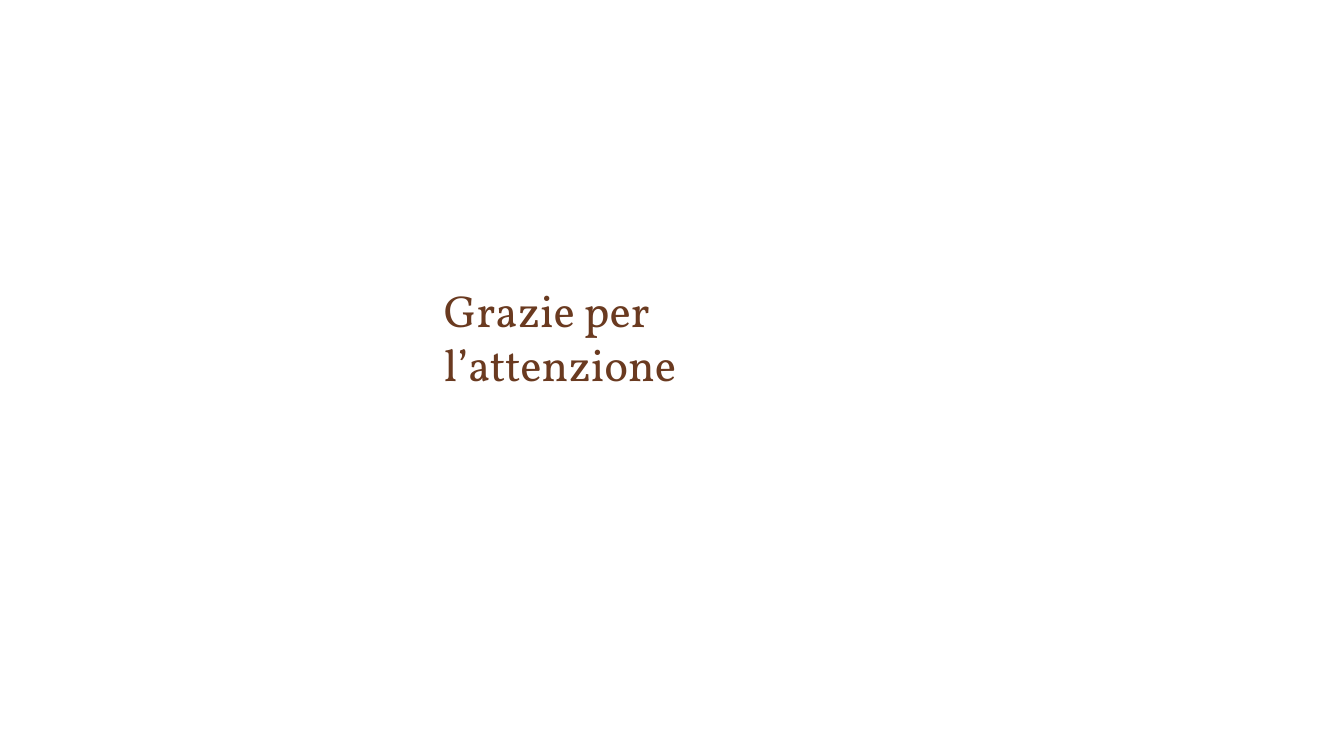
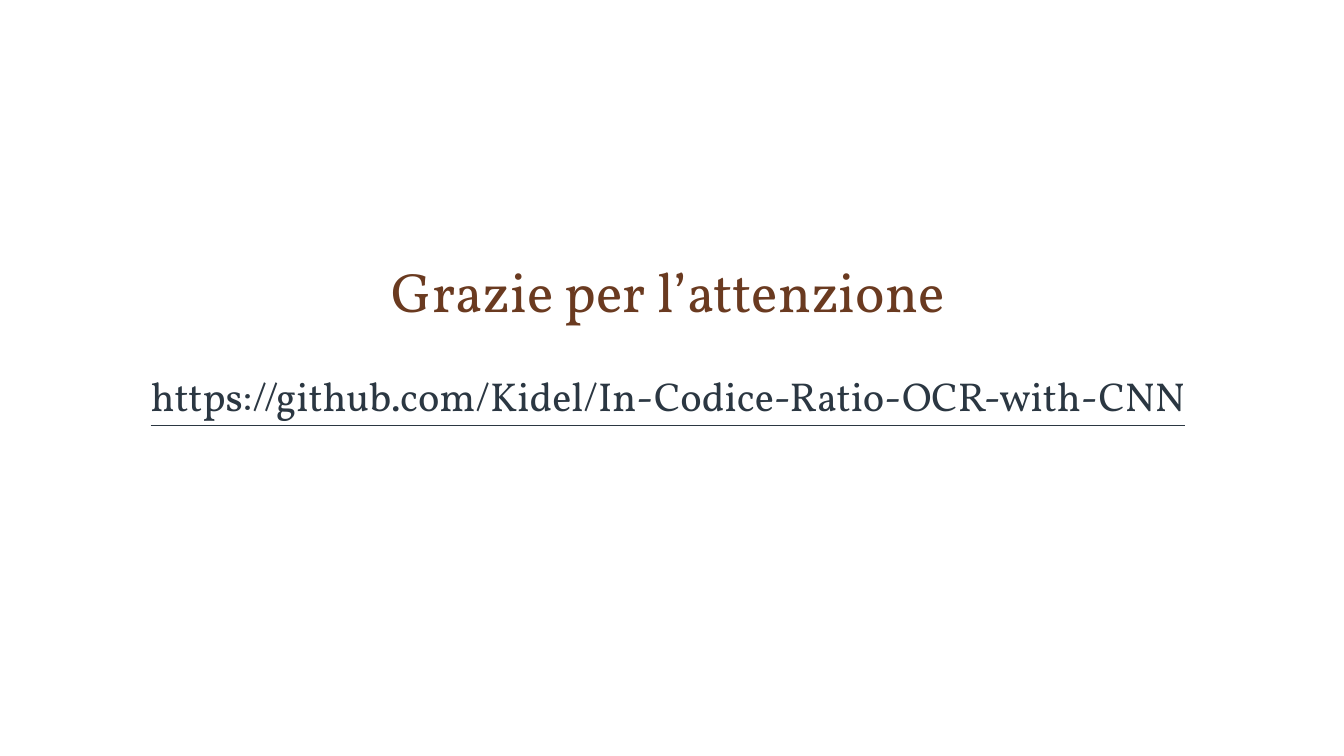
Before and after one commit to Kidel/In-Codice-Ratio-OCR-with-CNN, a slide deck: slide 20 of Relazione/Slide.pptx. Drawn at 1344x756 pixels with LibreOffice and Linux fonts; fonts in the diff are those of the drawing; background and template pictures are left out. Boxes give left, top, right and bottom in pixels: in the first picture for what was removed or moved away, otherwise in the second. Text is boxed around its words. In the diff, an @@ line names an element or a change of style, - is before the commit and + after.

```diff
--- a/Relazione/Slide.pptx
+++ b/Relazione/Slide.pptx
@@ title at bbox=[151, 272, 1185, 426]: text changed; size 32 to 28.8 pt; text colour #6A3A20 to #2B3742 @@
-Grazie per l’attenzione
+Grazie per l’attenzione
+https://github.com/Kidel/In-Codice-Ratio-OCR-with-CNN
```
Also in this commit, not shown: 1 other file.
